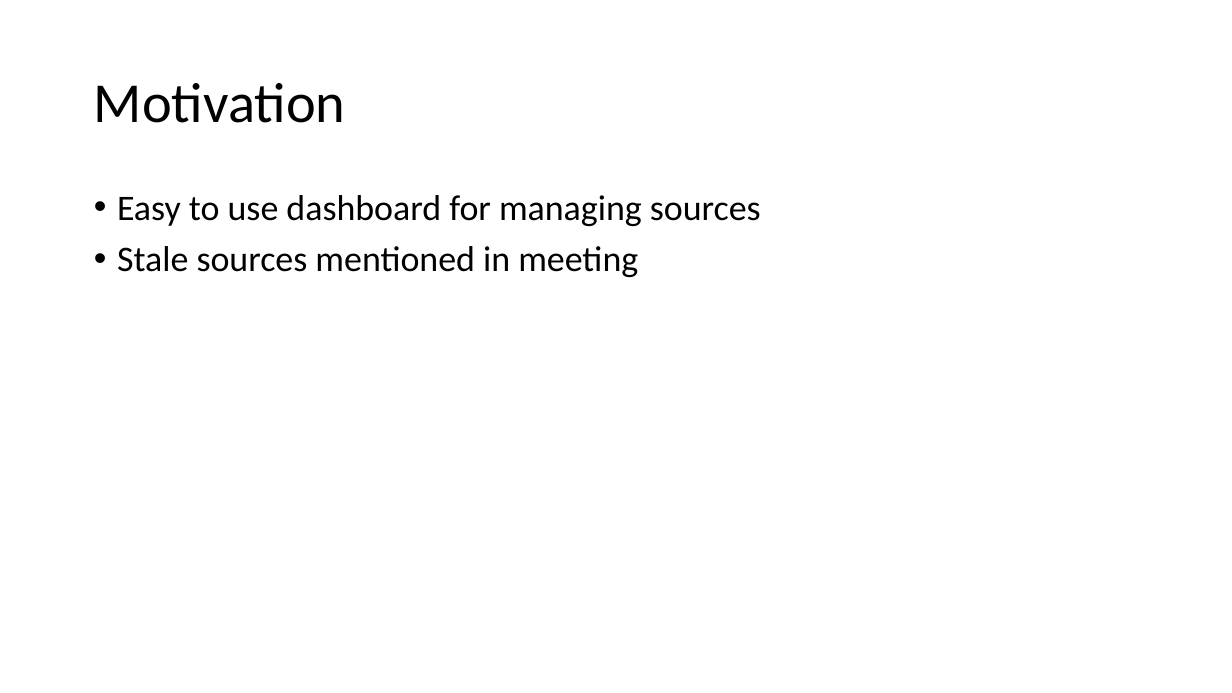
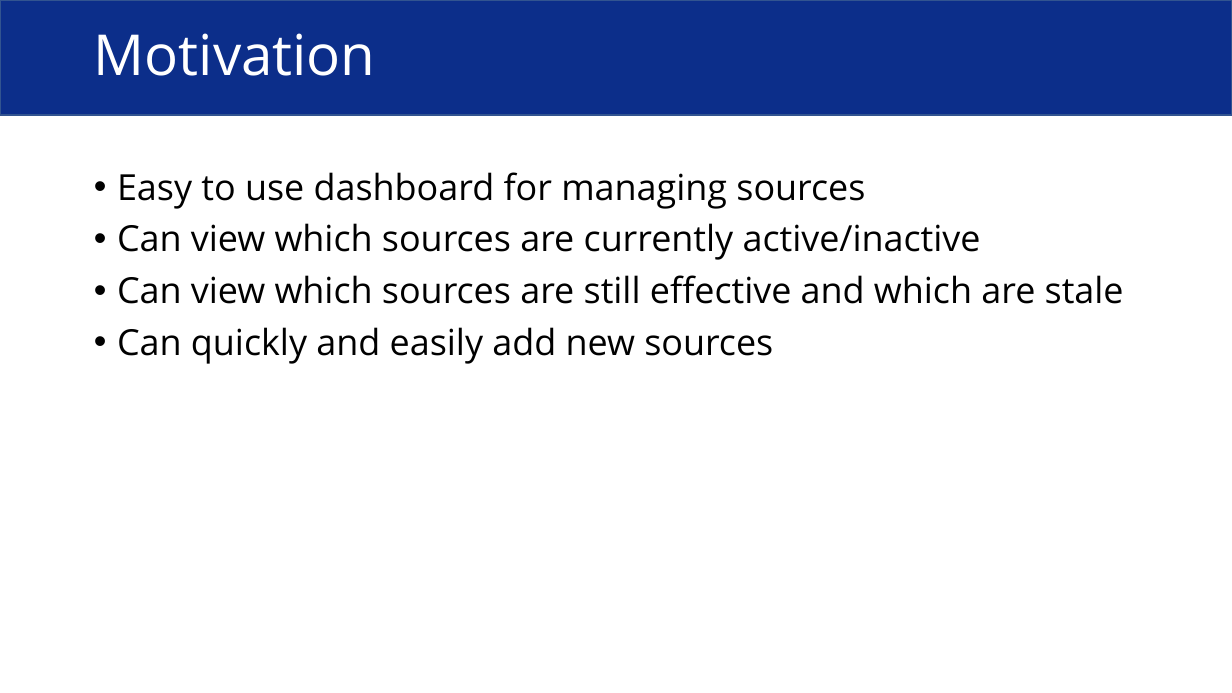
Before and after one commit to Adamanatite/nlp-global-news-monitor, a slide deck: slide 4 of research/Usability Testing Presentation.pptx. Drawn at 1232x693 pixels with LibreOffice and Linux fonts; fonts in the diff are those of the drawing. Boxes give left, top, right and bottom in pixels: in the first picture for what was removed or moved away, otherwise in the second. Text is boxed around its words. In the diff, an @@ line names an element or a change of style, - is before the commit and + after.

```diff
--- a/research/Usability Testing Presentation.pptx
+++ b/research/Usability Testing Presentation.pptx
@@ rectangle added at [0, 0, 1232, 116], fill #0C2E8A, outline #325491 1 pt @@
@@ title "Motivation": place and size @@
-title "Motivation" at [94, 83, 346, 123]
+title "Motivation" at [94, 33, 376, 76]
@@ title "Motivation" at [94, 33, 376, 76]: font Calibri to Open Sans, text colour #000000 to #FFFFFF @@
@@ text "Easy to use dashboard for ...": place and size @@
-text "Easy to use dashboard for ..." at [117, 195, 761, 277]
+text "Easy to use dashboard for ..." at [117, 172, 1124, 364]
@@ text at [117, 172, 865, 209]: font Calibri to Open Sans in "Easy to use dashboard for managing sources" @@
@@ text at [117, 223, 1124, 364]: text changed; font Calibri to Open Sans @@
-• Stale sources mentioned in meeting
+• Can view which sources are currently active/inactive
+• Can view which sources are still effective and which are stale
+• Can quickly and easily add new sources
```
Also in this commit, not shown: 2 other slides changed, 2 slides added, 2 slides removed, 3 other files.
